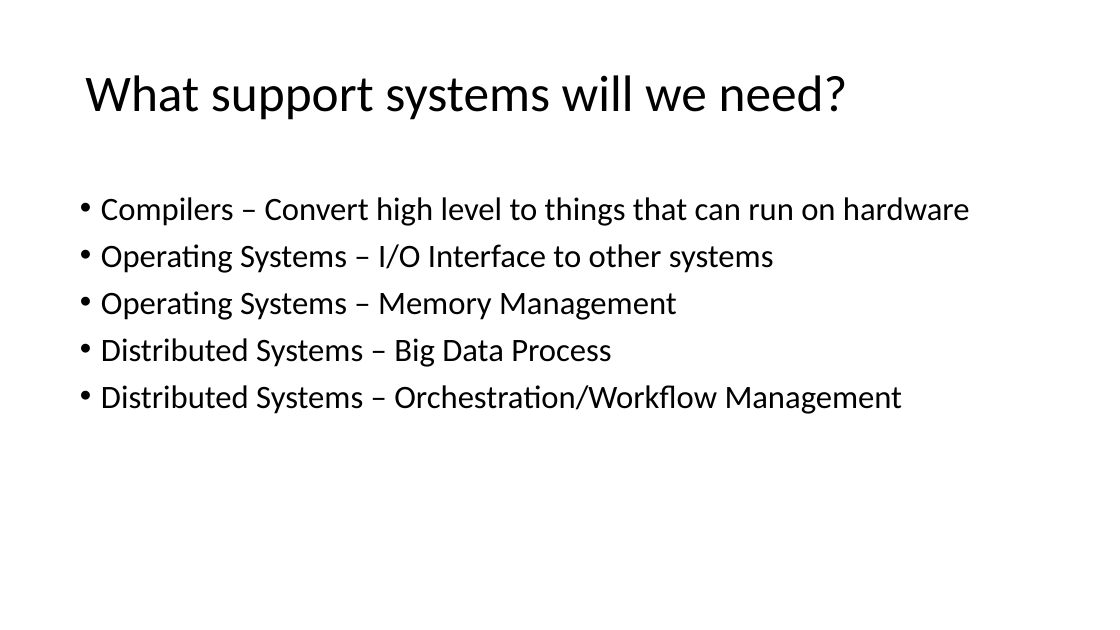
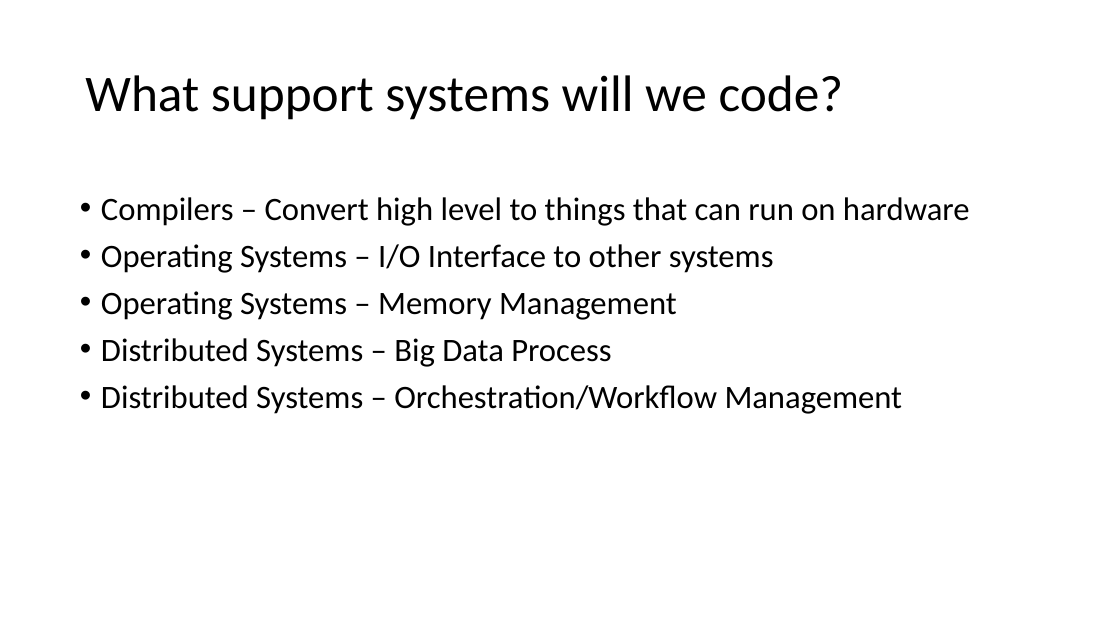
Before and after one commit to idvorkin/ai_talk, a slide deck: slide 4 of building_systems_with_llms.pptx (slide 6 before the commit). Drawn at 1120x630 pixels with LibreOffice and Linux fonts; fonts in the diff are those of the drawing. Boxes give left, top, right and bottom in pixels: in the first picture for what was removed or moved away, otherwise in the second. Text is boxed around its words. In the diff, an @@ line names an element or a change of style, - is before the commit and + after.

```diff
--- a/building_systems_with_llms.pptx
+++ b/building_systems_with_llms.pptx
@@ title at bbox=[85, 75, 844, 120]: text changed @@
-What support systems will we need?
+What support systems will we code?
```
Also in this commit, not shown: 2 other slides changed, 2 slides removed.
